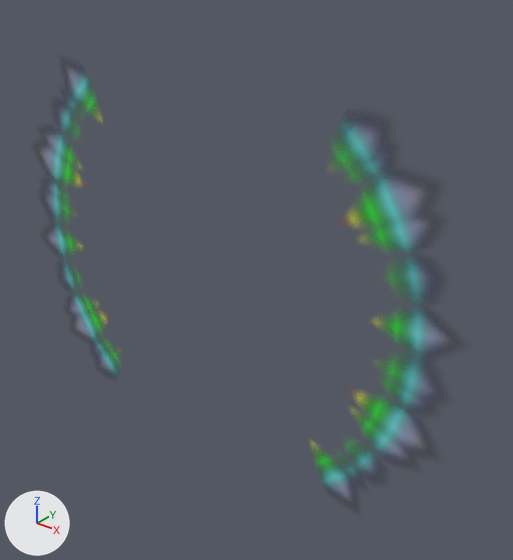
Before and after pictures for a commit that changed the FBX model Bin/Resources/Meshes/Effect/Halo/Halo_1.fbx.
Before and after are seen from a 50 mm camera at (0.00754, -0.008, 0.00526) aimed at (0.00071, 0.00054, -0.00004). Lighting does not change. The marker at lower left points along +X, +Y and +Z. Where no turn or scale is listed for an object, it has been applied to the vertices.

Objects in the first picture: 'Halo_01__lambert2'.
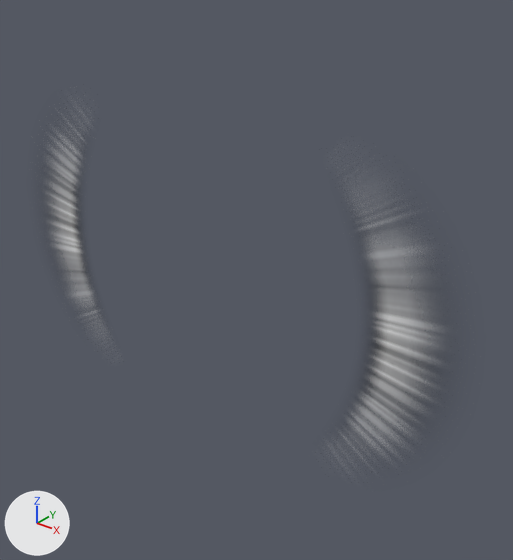
Changed parts and their boxes [x1, y1, x2, y2] in the pictures (513 x 560 px):
'Halo_01__lambert2', recoloured
    both: [39, 66, 448, 503]

The change in detail:
Picture 'halo_00.png' (img_halo_00_png) is new.
Material 'Material #26' (mat_material__26) is new.
Its texture is img_halo_00_png (with its transparency).
Its roughness is 0.0.
me_mesh has 390 vertices, 672 faces and spans x -0.005..0.005, y 0.0, z -0.00385..0.00385.
me_mesh no longer uses material mat_material__44 (picture img_rainbowhalo_png).
me_mesh now uses material mat_material__26 (picture img_halo_00_png).
